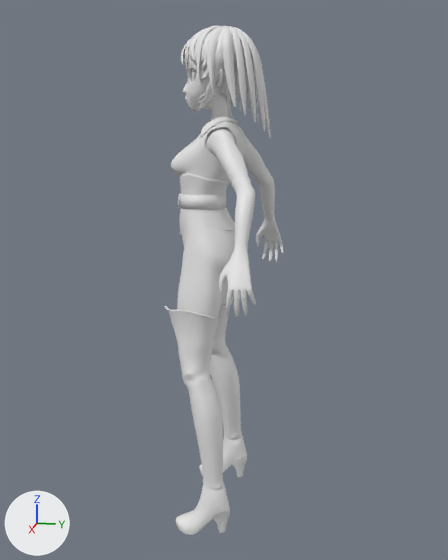
An edit to the Blender file Anime.blend, drawn before and after from the same camera.
Camera for both pictures: a 50 mm lens placed at (2.073, 0.417, 1.39), pointed at (-0.006, 0.001, 0.87). Every picture has the same lights, and +X, +Y and +Z are marked at lower left.
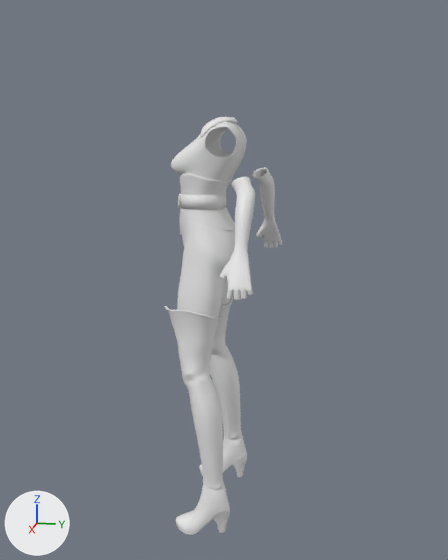
What changed in the scene script:
```text
Change ob_body:
    add ob_body.hide_set(True)  # its collection is switched off
Change ob_eyes:
    add ob_eyes.hide_set(True)  # its collection is switched off
Change ob_eye_brows:
    add ob_eye_brows.hide_set(True)  # its collection is switched off
Change ob_eye_lashes:
    add ob_eye_lashes.hide_set(True)  # its collection is switched off
Change ob_hair_base_front:
    add ob_hair_base_front.hide_set(True)  # its collection is switched off
Change ob_hair_base_back:
    add ob_hair_base_back.hide_set(True)  # its collection is switched off
Change ob_beziercircle:
    add ob_beziercircle.hide_set(True)  # its collection is switched off
Change ob_hair_strand:
    add ob_hair_strand.hide_set(True)  # its collection is switched off
Change ob_hair_strand_002:
    add ob_hair_strand_002.hide_set(True)  # its collection is switched off
Change ob_hair_strand_006:
    add ob_hair_strand_006.hide_set(True)  # its collection is switched off
Change ob_hair_strand_007:
    add ob_hair_strand_007.hide_set(True)  # its collection is switched off
Change ob_hair_strand_008:
    add ob_hair_strand_008.hide_set(True)  # its collection is switched off
Change ob_hair_strand_009:
    add ob_hair_strand_009.hide_set(True)  # its collection is switched off
Change ob_hair_strand_010:
    add ob_hair_strand_010.hide_set(True)  # its collection is switched off
Change ob_hair_strand_011:
    add ob_hair_strand_011.hide_set(True)  # its collection is switched off
Change ob_hair_strand_012:
    add ob_hair_strand_012.hide_set(True)  # its collection is switched off
Change ob_hair_strand_013:
    add ob_hair_strand_013.hide_set(True)  # its collection is switched off
Change ob_hair_strand_014:
    add ob_hair_strand_014.hide_set(True)  # its collection is switched off
Change ob_hair_strand_015:
    add ob_hair_strand_015.hide_set(True)  # its collection is switched off
Change ob_hair_strand_016:
    add ob_hair_strand_016.hide_set(True)  # its collection is switched off
Change ob_hair_strand_017:
    add ob_hair_strand_017.hide_set(True)  # its collection is switched off
Change ob_hair_strand_018:
    add ob_hair_strand_018.hide_set(True)  # its collection is switched off
```

What differs and where, as boxes (x1, y1, x2, y2) in the pictures (448 x 560 px):
'Body', hidden: before (182, 56, 283, 317)
'Hair Base Back', hidden: before (197, 28, 254, 107)
'Hair Strand.009', hidden: before (223, 26, 236, 107)
'Hair Strand.010', hidden: before (229, 26, 246, 115)
'Hair Strand.011', hidden: before (235, 28, 256, 123)
'Hair Strand.012', hidden: before (234, 27, 265, 131)
'Hair Strand.008', hidden: before (207, 26, 226, 95)
'Hair Base Front', hidden: before (184, 27, 219, 70)
'Hair Strand.007', hidden: before (197, 26, 221, 83)
'Hair Strand.013', hidden: before (243, 31, 270, 135)
'Hair Strand.006', hidden: before (189, 28, 207, 61)
'Hair Strand.014', hidden: before (257, 51, 271, 138)
'Hair Strand.002', hidden: before (185, 33, 197, 69)
'Hair Strand', hidden: before (181, 41, 189, 65)
'Eye Lashes', hidden: before (188, 66, 197, 77)
'Hair Strand.018', hidden: before (238, 92, 241, 110)
